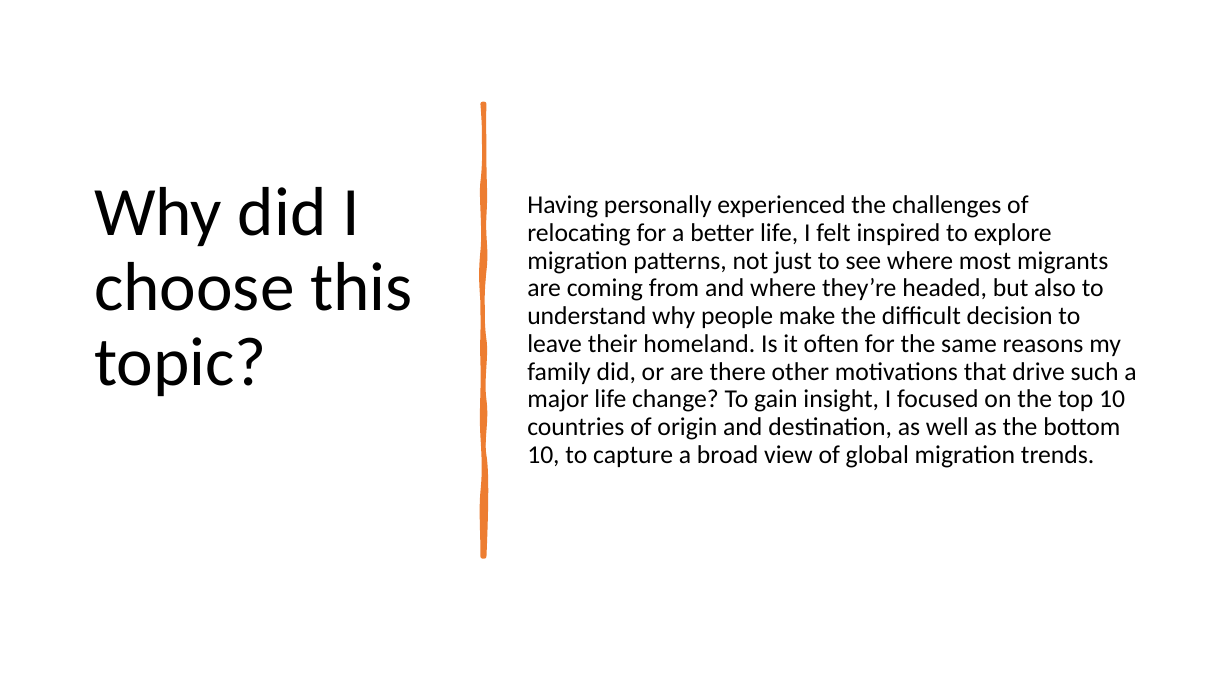
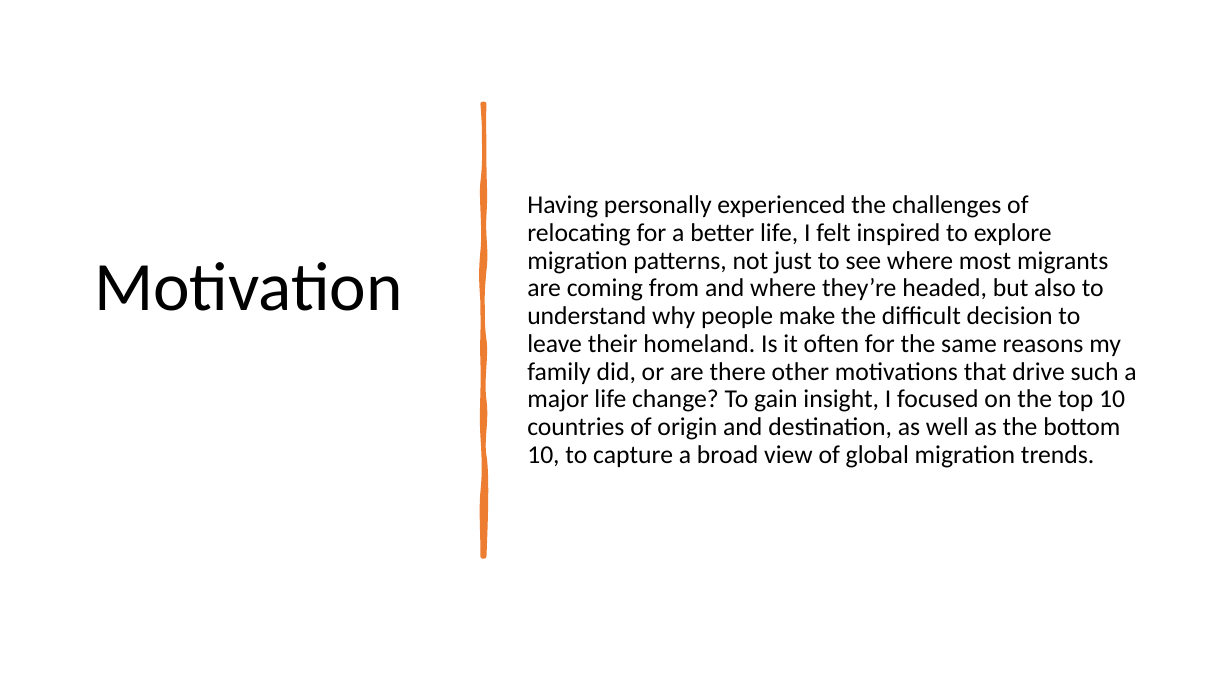
Before and after one commit to ksobiya/Capstone, a slide deck: slide 3 of capstone presentation.pptx. Drawn at 1232x693 pixels with LibreOffice and Linux fonts; fonts in the diff are those of the drawing. Boxes give left, top, right and bottom in pixels: in the first picture for what was removed or moved away, otherwise in the second. Text is boxed around its words. In the diff, an @@ line names an element or a change of style, - is before the commit and + after.

```diff
--- a/capstone presentation.pptx
+++ b/capstone presentation.pptx
@@ title at bbox=[94, 262, 403, 311]: text changed @@
-Why did I choose this topic?
+Motivation
```
Also in this commit, not shown: 1 other file.
